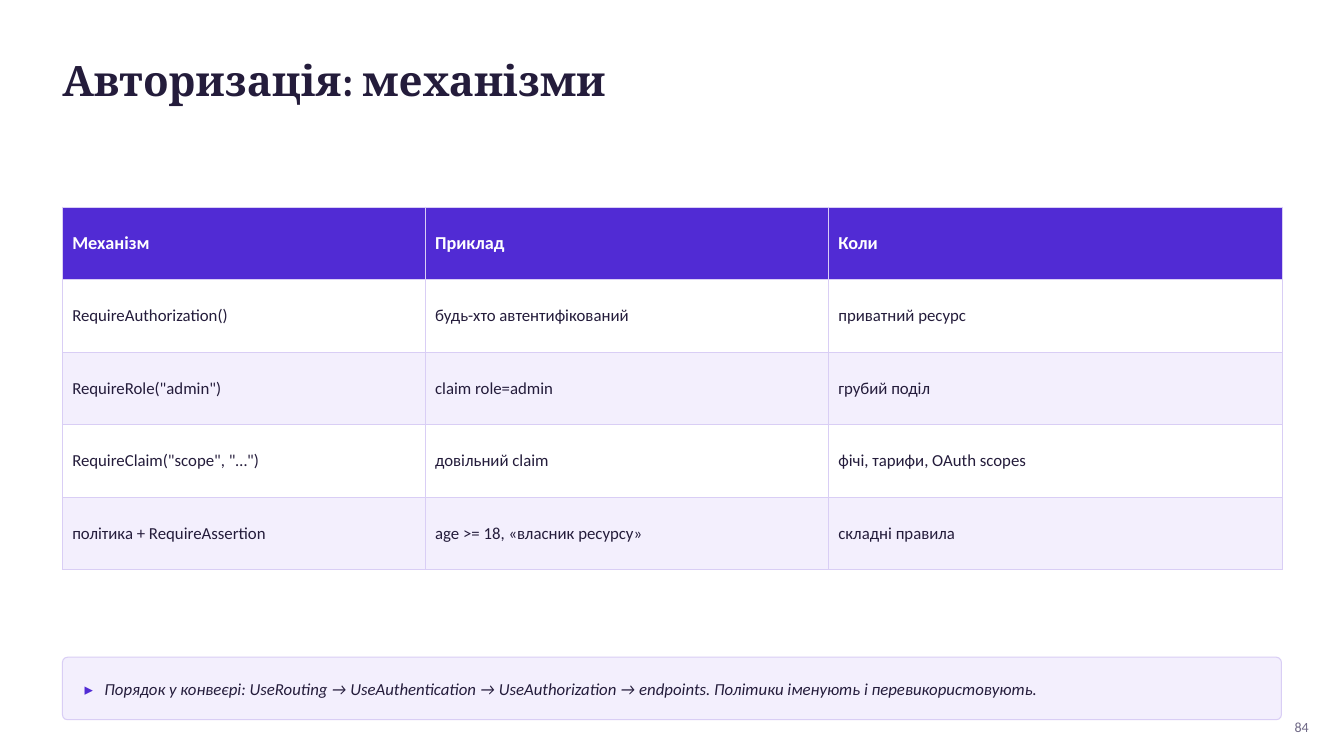
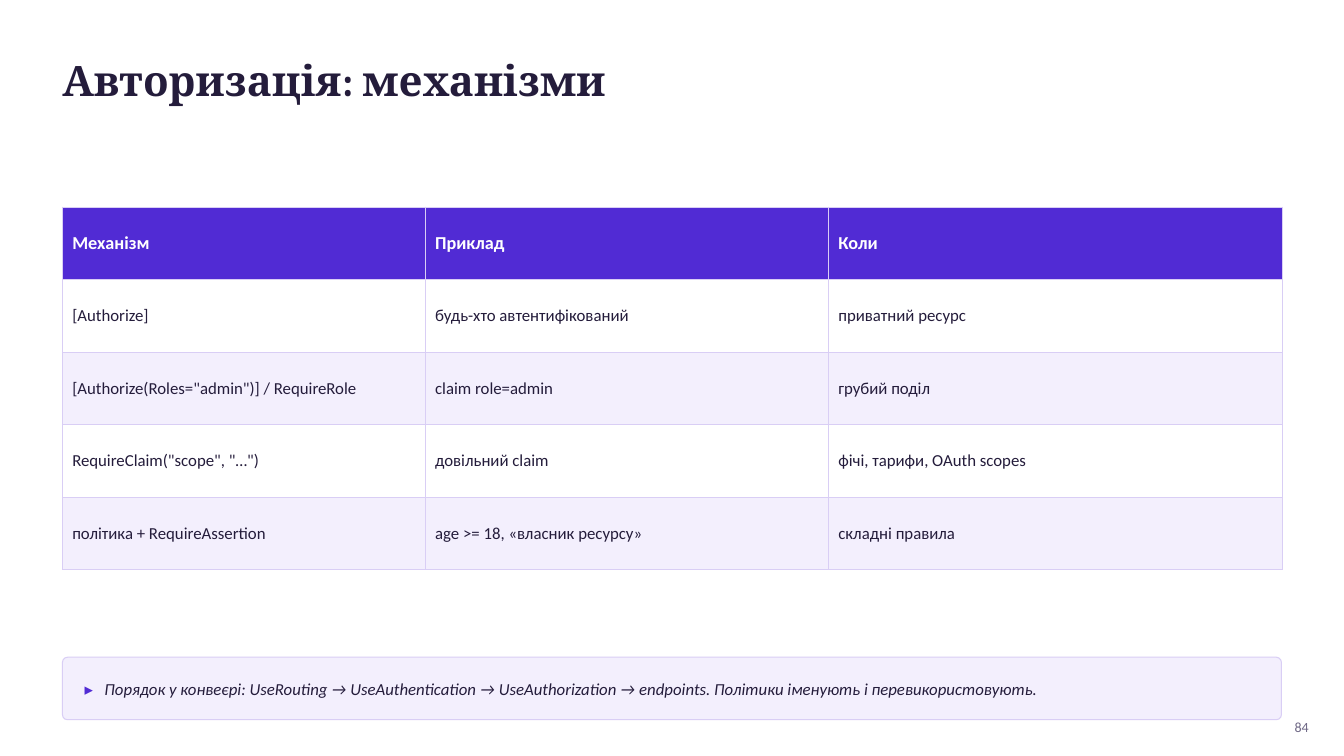
Before and after one commit to MrTomkaYurii/AspNet-Basics, a slide deck: slide 84 of docs/Основи ASP.NET Core — лекція.pptx. Drawn at 1344x756 pixels with LibreOffice and Linux fonts; fonts in the diff are those of the drawing. Boxes give left, top, right and bottom in pixels: in the first picture for what was removed or moved away, otherwise in the second. Text is boxed around its words. In the diff, an @@ line names an element or a change of style, - is before the commit and + after.

```diff
--- a/docs/Основи ASP.NET Core — лекція.pptx
+++ b/docs/Основи ASP.NET Core — лекція.pptx
@@ table at (63,208,1282,546) @@
-row 2, column 1: RequireAuthorization()
+row 2, column 1: [Authorize]
@@ row 3, column 1: "RequireRole("admin")" to "[Authorize(Roles="admin")] / RequireRole" @@
```
Also in this commit, not shown: 17 other slides changed, 2 slides added, 2 slides removed, 50 other files.
